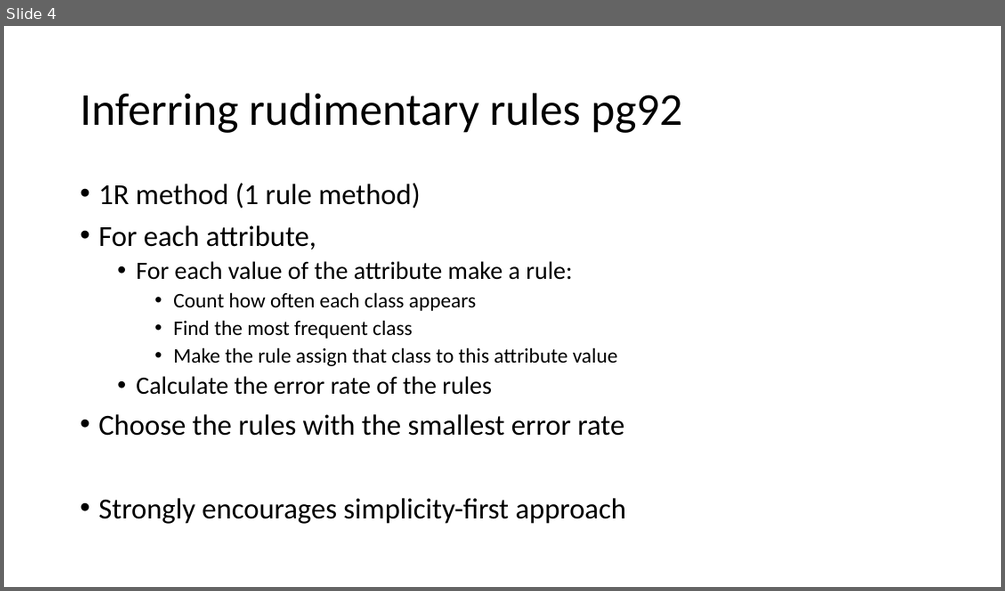
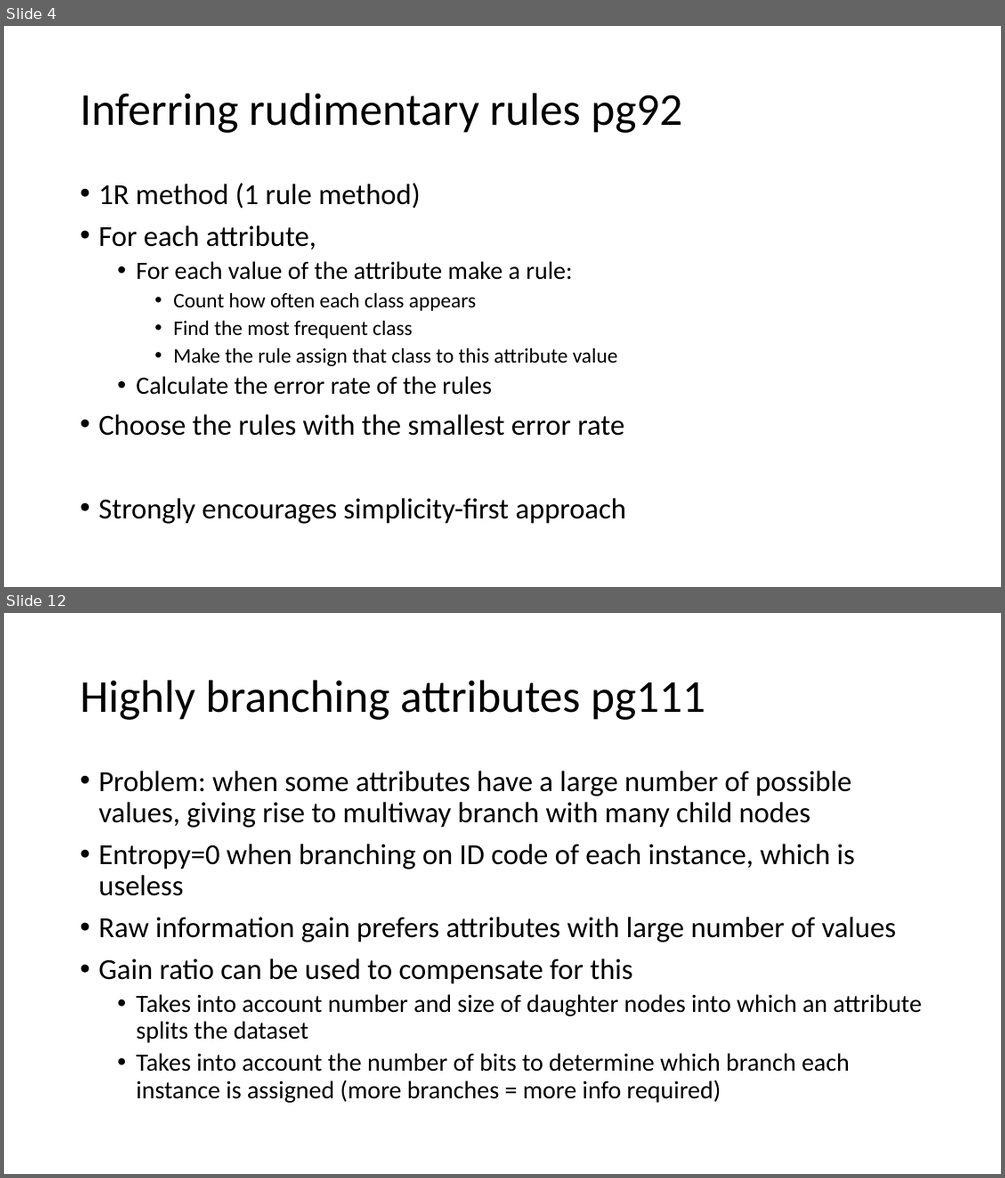
Before and after one commit to russellu/cs405, a slide deck: Lecture_Algorithms.pptx. Shown one above the other, each under a label of ours: slide 4 before the commit, slides 4 and 12 after it; the slides between them are not shown. The pictures are 1005x591 and 1005x1178 pixels, drawn with LibreOffice and Linux fonts; fonts in the diff are those of the drawing. Boxes give left, top, right and bottom in pixels: in the first picture for what was removed or moved away, otherwise in the second. Text is boxed around its words. In the diff, an @@ line names an element or a change of style, - is before the commit and + after.

```diff
--- a/Lecture_Algorithms.pptx
+++ b/Lecture_Algorithms.pptx
@@ slide 12 added at <box>4,613,1001,1174</box>, background #FFFFFF @@
@@ title added at <box>80,680,705,720</box>, 44 pt, text #000000 @@
+Highly branching attributes pg111
@@ text added at <box>98,771,921,1103</box>, 28 pt, text #000000 @@
+• Problem: when some attributes have a large number of possible values, giving rise to multiway branch with many child nodes
+• Entropy=0 when branching on ID code of each instance, which is useless
+• Raw information gain prefers attributes with large number of values
+• Gain ratio can be used to compensate for this
+  • Takes into account number and size of daughter nodes into which an attribute splits the dataset
+  • Takes into account the number of bits to determine which branch each instance is assigned (more branches = more info required)
```
Also in this commit, not shown: 1 slide changed, 32 other slides added.
